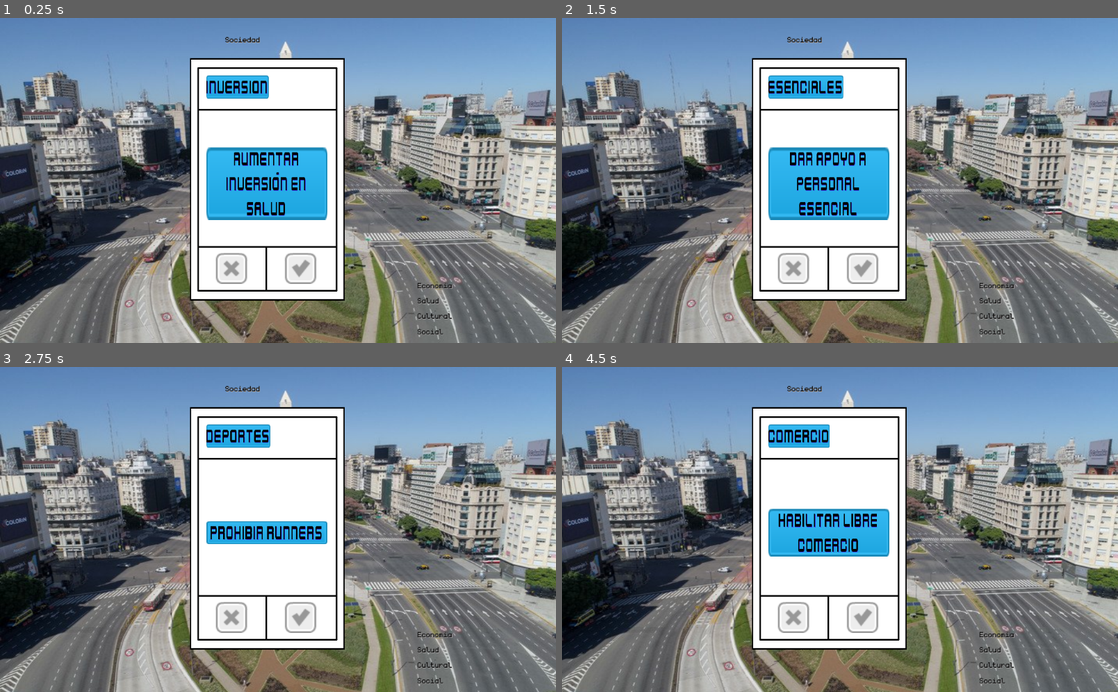
Above: before the commit, frames 1-4 (two rows, left to right).
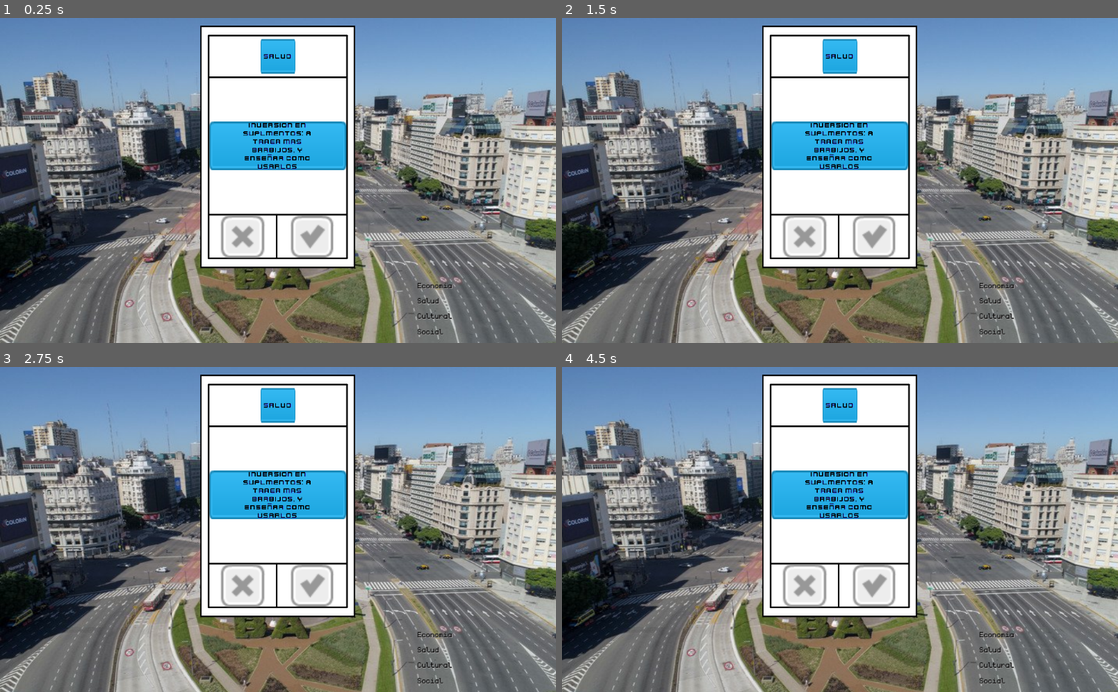
Above: after the commit, the same moments.

Repository: compumundohipermegaredUNQ/SimCovid-21
Game: Godot game, scene res://Main.tscn
Same seed, same stepped clock (60 frames per second), same inputs: the game is played once before the commit and once after it.
Inputs (mouse positions are in pixels of both pictures, inside the frame that each line leads up to):
- Up to frame 1 (0.25 s): no input
- Up to frame 2 (1.5 s): click (862, 268) at 0.52 s; click (795, 268) at 1.27 s
- Up to frame 3 (2.75 s): click (300, 617) at 2.02 s
- Up to frame 4 (4.5 s): click (795, 617) at 2.77 s; click (862, 617) at 3.52 s; click (795, 617) at 4.27 s

The runs differ from the first frame. In frame 1, 18% of the frame differs, in the area x 34-64%, y 2-87%; in frame 2, 18%; in frame 3, 17%; in frame 4, 18%.

Commit message:
Branch nueva

Diff:
--- a/src/Bar/HealthBar.gd
+++ b/src/Bar/HealthBar.gd
@@ -41,10 +41,10 @@
 	speed_multiplier = hours_per_second
 
 func _update_value():
-	if (multiplier > 0):
-		multiplier = clamp(multiplier, 0.1, 1)
-	else:
-		multiplier = clamp(multiplier, -1, -0.1)
+#	if (multiplier > 0):
+#		multiplier = clamp(multiplier, 0.1, 1)
+#	else:
+#		multiplier = clamp(multiplier, -1, -0.1)
 	print(multiplier)
 	print(healthbar.value)
 	healthbar.value = healthbar.value + speed_multiplier * multiplier
--- a/src/Card/Card.gd
+++ b/src/Card/Card.gd
@@ -5,22 +5,23 @@
 
 var cards_deck
 var card_type
-var card_multiplier
+var card_multipliers
 
-func initialize(type, title, text, multiplier, deck):
+func initialize(type, description, multipliers, deck):
 	cards_deck = deck
 	card_type = type
-	card_multiplier = multiplier
-	$Card/Texts/Align/Title/CenterContainer/TitleLabel.text = title
-	$Card/Texts2/Text/CenterContainer/TextLabel.text = text
+	card_multipliers = multipliers
+	$Card/Texts/Align/Title/CenterContainer/TitleLabel.text = type
+	$Card/Texts2/Text/CenterContainer/TextLabel.text = description
 
 func _on_CheckButton_pressed() -> void:
-	cards_deck.checked(card_type, card_multiplier)
+	cards_deck.checked(card_type, card_multipliers)
 	call_deferred("_remove")
 
 
 func _on_XButton_pressed() -> void:
-	cards_deck.checked(card_type, -card_multiplier)
+	card_multipliers=[-card_multipliers[0], -card_multipliers[1], -card_multipliers[2], -card_multipliers[3]]
+	cards_deck.checked(card_type, (card_multipliers))
 	call_deferred("_remove")
 
 func _remove():
--- a/src/Card/CardBase.tscn
+++ b/src/Card/CardBase.tscn
@@ -31,84 +31,83 @@
 }
 
 [node name="Card" type="Sprite" parent="."]
-position = Vector2( 634.209, 519.901 )
+position = Vector2( 653.301, 460.151 )
 scale = Vector2( 0.318138, 0.318138 )
 texture = ExtResource( 5 )
 
 [node name="CheckButton" type="TextureButton" parent="Card"]
-anchor_left = 0.609
-anchor_top = 0.804
-anchor_right = 0.821
-anchor_bottom = 0.932
-margin_left = -448.574
-margin_top = -703.977
-margin_right = -600.738
-margin_bottom = -848.073
-rect_scale = Vector2( 5, 5 )
+margin_left = -11.0
+margin_top = 398.0
+margin_right = 410.0
+margin_bottom = 642.0
+rect_min_size = Vector2( 50, 50 )
 texture_normal = ExtResource( 4 )
 texture_pressed = ExtResource( 7 )
 texture_hover = ExtResource( 7 )
 texture_focused = ExtResource( 7 )
+expand = true
+stretch_mode = 5
 __meta__ = {
 "_edit_use_anchors_": false
 }
 
 [node name="XButton" type="TextureButton" parent="Card"]
-anchor_left = 0.163
-anchor_top = 0.804
-anchor_right = 0.375
-anchor_bottom = 0.932
-margin_left = -448.512
-margin_top = -703.977
-margin_right = -600.676
-margin_bottom = -848.073
+margin_left = -405.0
+margin_top = 395.0
+margin_right = -324.0
+margin_bottom = 445.0
+grow_horizontal = 0
+grow_vertical = 0
+rect_min_size = Vector2( 20, 20 )
 rect_scale = Vector2( 5, 5 )
 texture_normal = ExtResource( 6 )
 texture_pressed = ExtResource( 8 )
 texture_hover = ExtResource( 8 )
 texture_focused = ExtResource( 8 )
+expand = true
+stretch_mode = 5
 __meta__ = {
 "_edit_use_anchors_": false
 }
 
 [node name="Texts" type="VBoxContainer" parent="Card"]
-anchor_left = 0.107
-anchor_top = 0.072
-anchor_right = 0.886
-anchor_bottom = 0.168
-margin_left = -448.28
-margin_top = -704.053
-margin_right = -648.043
-margin_bottom = -794.125
-rect_scale = Vector2( 1.4, 3 )
+margin_left = -393.0
+margin_top = -643.0
+margin_right = 397.0
+margin_bottom = -409.0
 alignment = 1
 __meta__ = {
 "_edit_use_anchors_": false
 }
 
 [node name="Align" type="HBoxContainer" parent="Card/Texts"]
-margin_right = 499.0
-margin_bottom = 45.0
+margin_top = 17.0
+margin_right = 790.0
+margin_bottom = 217.0
+alignment = 1
 
 [node name="Title" type="MarginContainer" parent="Card/Texts/Align"]
-margin_right = 499.0
-margin_bottom = 45.0
+margin_left = 145.0
+margin_right = 644.0
+margin_bottom = 200.0
+rect_min_size = Vector2( 200, 200 )
 __meta__ = {
 "_edit_use_anchors_": false
 }
 
 [node name="NinePatchRect" type="NinePatchRect" parent="Card/Texts/Align/Title"]
 margin_right = 499.0
-margin_bottom = 45.0
+margin_bottom = 200.0
 texture = ExtResource( 9 )
 
 [node name="CenterContainer" type="CenterContainer" parent="Card/Texts/Align/Title"]
 margin_right = 499.0
-margin_bottom = 45.0
+margin_bottom = 200.0
 
 [node name="TitleLabel" type="Label" parent="Card/Texts/Align/Title/CenterContainer"]
+margin_top = 77.0
 margin_right = 499.0
-margin_bottom = 45.0
+margin_bottom = 122.0
 custom_fonts/font = SubResource( 1 )
 custom_colors/font_color = Color( 0, 0, 0, 1 )
 custom_colors/font_outline_modulate = Color( 0.988235, 0.988235, 0.988235, 1 )
@@ -116,20 +115,16 @@
 text = "Limitar Comercios"
 align = 1
 valign = 1
+percent_visible = -0.0625
 __meta__ = {
 "_edit_use_anchors_": false
 }
 
 [node name="Texts2" type="VBoxContainer" parent="Card"]
-anchor_left = 0.107
-anchor_top = 0.285
-anchor_right = 0.888
-anchor_bottom = 0.381
-margin_left = -447.979
-margin_top = -703.995
-margin_right = -648.536
-margin_bottom = -620.067
-rect_scale = Vector2( 1.4, 3 )
+margin_left = -395.0
+margin_top = -399.0
+margin_right = 397.0
+margin_bottom = 387.0
 rect_clip_content = true
 alignment = 1
 __meta__ = {
@@ -137,25 +132,26 @@
 }
 
 [node name="Text" type="MarginContainer" parent="Card/Texts2"]
-margin_top = 87.0
-margin_right = 500.0
-margin_bottom = 132.0
+margin_top = 370.0
+margin_right = 792.0
+margin_bottom = 415.0
 rect_min_size = Vector2( 500, 0 )
 __meta__ = {
 "_edit_use_anchors_": false
 }
 
 [node name="NinePatchRect" type="NinePatchRect" parent="Card/Texts2/Text"]
-margin_right = 500.0
+margin_right = 792.0
 margin_bottom = 45.0
 texture = ExtResource( 9 )
 
 [node name="CenterContainer" type="CenterContainer" parent="Card/Texts2/Text"]
-margin_right = 500.0
+margin_right = 792.0
 margin_bottom = 45.0
 
 [node name="TextLabel" type="Label" parent="Card/Texts2/Text/CenterContainer"]
-margin_right = 500.0
+margin_left = 146.0
+margin_right = 646.0
 margin_bottom = 45.0
 grow_vertical = 2
 rect_min_size = Vector2( 500, 0 )
--- a/src/Card/CardsDatabase.gd
+++ b/src/Card/CardsDatabase.gd
@@ -2,34 +2,34 @@
 
 enum {Social, Economico, Cultural, Salud}
 
-const DATA = {
-	Social:
-		["Comercio", "Limitar Comercios"]
-}
+#const DATA = {
+#	Social:
+#		["Comercio", "Limitar Comercios"]
+#}
 
 const INITIAL_DECK = {
 	'Social': [
-		["Comercio", "Limitar Comercios", 0.8],
-		["Circulacion", "Prohibir salidas después de las 19hs", 0.6],
-		["Eventos", "Prohibir eventos sociales", 0.4],
+		["Limitar Comercios: A usar MercadoLibre y Rappi", [-0.2, -0.08, 0, 0.04]],
+		["Limitar Circulacion: No mas salidas, solo clandestinas", [-0.14, -0.05, -0.02, 0.06]],
+		["Prohibir Eventos: Bienvenidos los Zoomples", [-0.18, 0, -0.04, 0.05]],
 #		["Eventos", "Prohibir eventos masivos", 0.6],
 	],
 	'Economico': [
-		["Planes", "Dar ayudas economicas", 0.4],
-		["Impuestos", "Aumentar impuestos", 0.3],
-		["Comercio", "Habilitar libre comercio", 0.4],
+		["Planes Sociales: Al pais se lo saca laburando?", [0.6, -0.17, 0.0, 0.02]],
+		["Reducir Impuestos: ", [0.07, -0.19, -0.03, -0.4]],
+		["Libre Comercio: Aduana quien te conoce", [-0.03, -0.14, 0.04, 0.1]],
 #		["Dolar", "Aumentar cepo", 0.3],
 	],
 	'Cultural': [
-		["Escuelas", "Cerrar escuelas", 0.3],
-		["Deportes", "Prohibir deportes", 0.2],
-		["Deportes", "Prohibir runners", 0.1],
+		["Cerrar Escuelas: Los docentes a las aulas... virtuales", [-0.04, 0.0, -0.19, 0.07]],
+		["Prohibir Deportes: Excepto las canchitas de fulbo 5", [-0.06, 0.0, -0.15, 0.06]],
+		["Prohibir Actividades al Aire Libre: Adios runners", [-0.08, 0.0, -0.17, 0.05]],
 #		["Museos", "Cerrar museos", 0.4],
 	],
 	'Salud': [
-		["Esenciales", "Dar apoyo a personal esencial", 0.4],
-		["Investigacion", "Aumentar presupuesto en investigacion", 0.3],
-		["Inversion", "Aumentar inversión en salud", 0.6],
+		["Ayuda a Esenciales: Y no, los politicos no entramos aca", [0.04, -0.07, 0.0, 0.15]],
+		["Aumento de Investigacion: Es esto o tener fe de no salir hablando ruso", [0.0, -0.06, 0.03, 0.17]],
+		["Inversion en Suplmentos: A traer mas barbijos, y enseñar como usarlos", [0.03, -0.08, 0.02, 0.19]],
 #		["Vacunas", "Conseguir vacunas", 0.4],
 	]
 }
--- a/src/DeckOfCards/DeckOfCards.gd
+++ b/src/DeckOfCards/DeckOfCards.gd
@@ -5,10 +5,10 @@
 var parent
 var count = 12
 var multipliers = {
-	'Social': 0,
-	'Cultural': 0,
-	'Economico': 0,
-	'Salud': 0
+	'Social': 1,
+	'Cultural': 0.5,
+	'Economico': -0.5,
+	'Salud': -1
 }
 
 func initialize(main):
@@ -17,11 +17,14 @@
 	for type in initial_deck:
 		for card in initial_deck[type]:
 			var card_instance = cardScene.instance()
-			card_instance.initialize(type, card[0], card[1], card[2], self)
+			card_instance.initialize(type, card[0], card[1], self)
 			main.add_child(card_instance)
 
 func checked(type, multiplier):
-	multipliers[type] += multiplier
+	multipliers.Social += multiplier[0]
+	multipliers.Cultural += multiplier[1]
+	multipliers.Economico += multiplier[2]
+	multipliers.Salud += multiplier[3]
 	self.count -= 1
 	if (count == 0):
 		parent._startGame(multipliers)
